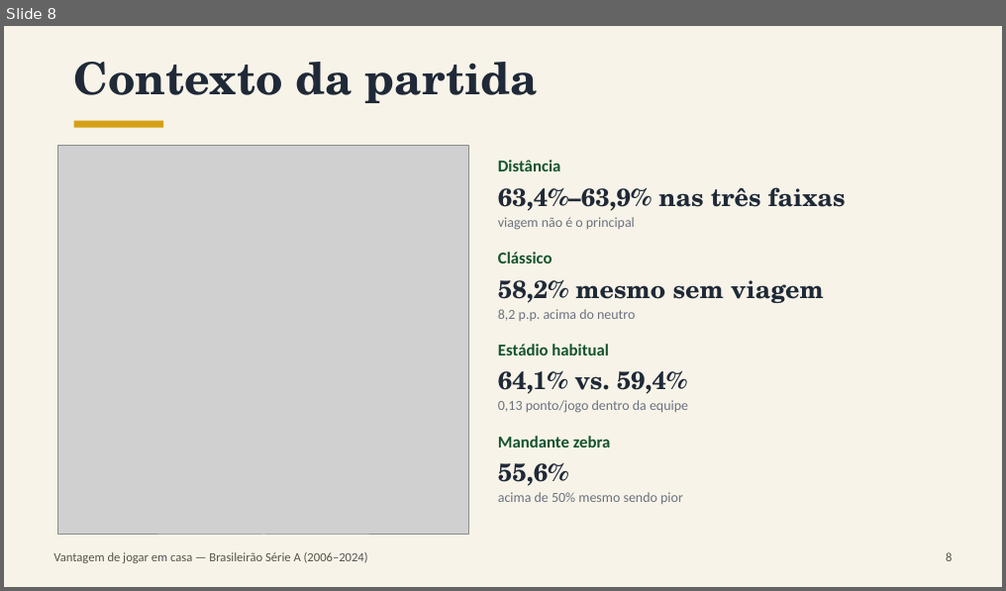
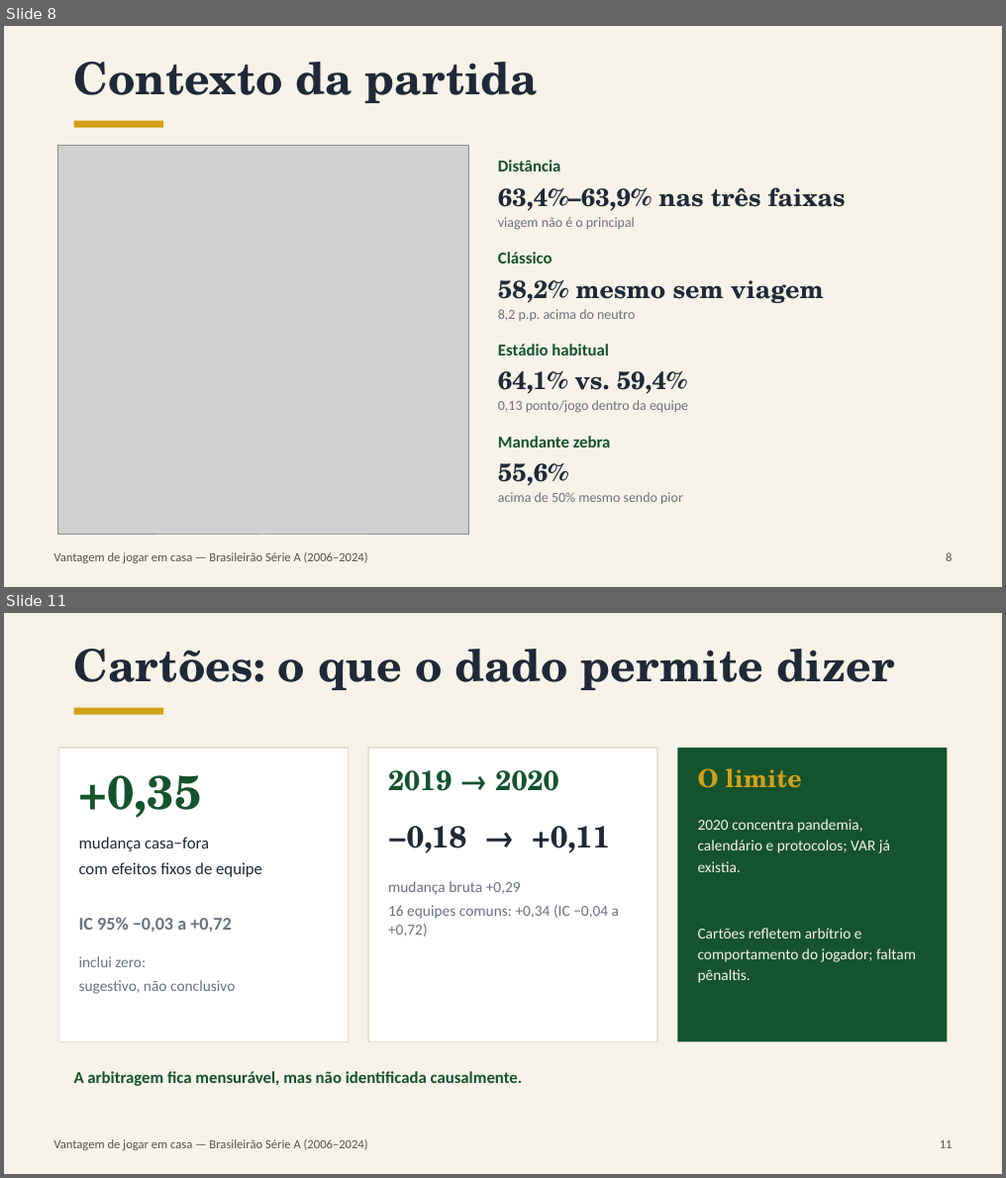
Before and after one commit to EmiyaKiritsugu3/TCC, a slide deck: apresentacao/apresentacao_tcc.pptx. Shown one above the other, each under a label of ours: slide 8 before the commit, slides 8 and 11 after it; the slides between them are not shown. The pictures are 1006x591 and 1006x1178 pixels, drawn with LibreOffice and Linux fonts; fonts in the diff are those of the drawing; grey boxes stand for pictures. Boxes give left, top, right and bottom in pixels: in the first picture for what was removed or moved away, otherwise in the second. Text is boxed around its words. In the diff, an @@ line names an element or a change of style, - is before the commit and + after.

```diff
--- a/apresentacao/apresentacao_tcc.pptx
+++ b/apresentacao/apresentacao_tcc.pptx
@@ slide 11 added at [4, 613, 1002, 1174], background #F7F3E8 @@
@@ text added at [74, 649, 894, 690], 32 pt, text #1F2937, bold @@
+Cartões: o que o dado permite dizer
@@ rectangle added at [74, 708, 163, 715], fill #D4A017 @@
@@ rectangle added at [58, 748, 349, 1042], fill #FFFFFF, outline #E5E0D0 1 pt @@
@@ rectangle added at [368, 748, 657, 1042], fill #FFFFFF, outline #E5E0D0 1 pt @@
@@ rectangle added at [677, 748, 947, 1042], fill #14532D @@
@@ text added at [79, 775, 202, 818], 34 pt, text #14532D, bold @@
++0,35
@@ text added at [388, 770, 558, 791], 20 pt, text #14532D, bold @@
+2019 → 2020
@@ text added at [698, 768, 802, 788], 18 pt, text #D4A017, bold @@
+O limite
@@ text added at [698, 819, 916, 983], 11 pt, text #F7F3E8 @@
+2020 concentra pandemia, calendário e protocolos; VAR já existia.
+Cartões refletem arbítrio e comportamento do jogador; faltam pênaltis.
@@ text added at [79, 837, 262, 877], 12 pt, text #1F2937 @@
+mudança casa−fora
+com efeitos fixos de equipe
@@ text added at [388, 826, 610, 854], 22 pt, text #1F2937, bold @@
+−0,18 → +0,11
@@ text added at [388, 881, 619, 937], 11 pt, text #6B7280 @@
+mudança bruta +0,29
+16 equipes comuns: +0,34 (IC −0,04 a +0,72)
@@ text added at [79, 917, 231, 932], 13 pt, text #6B7280, bold @@
+IC 95% −0,03 a +0,72
@@ text added at [79, 957, 235, 994], 11 pt, text #6B7280 @@
+inclui zero:
+sugestivo, não conclusivo
@@ text added at [74, 1071, 523, 1086], 12 pt, text #14532D, bold @@
+A arbitragem fica mensurável, mas não identificada causalmente.
@@ text added at [54, 1140, 368, 1151], 9 pt, text #57534E @@
+Vantagem de jogar em casa — Brasileirão Série A (2006–2024)
@@ text added at [940, 1141, 952, 1149], 9 pt, text #57534E @@
+11
```
Also in this commit, not shown: 6 slides changed, 1 other slide added, 17 other files.
